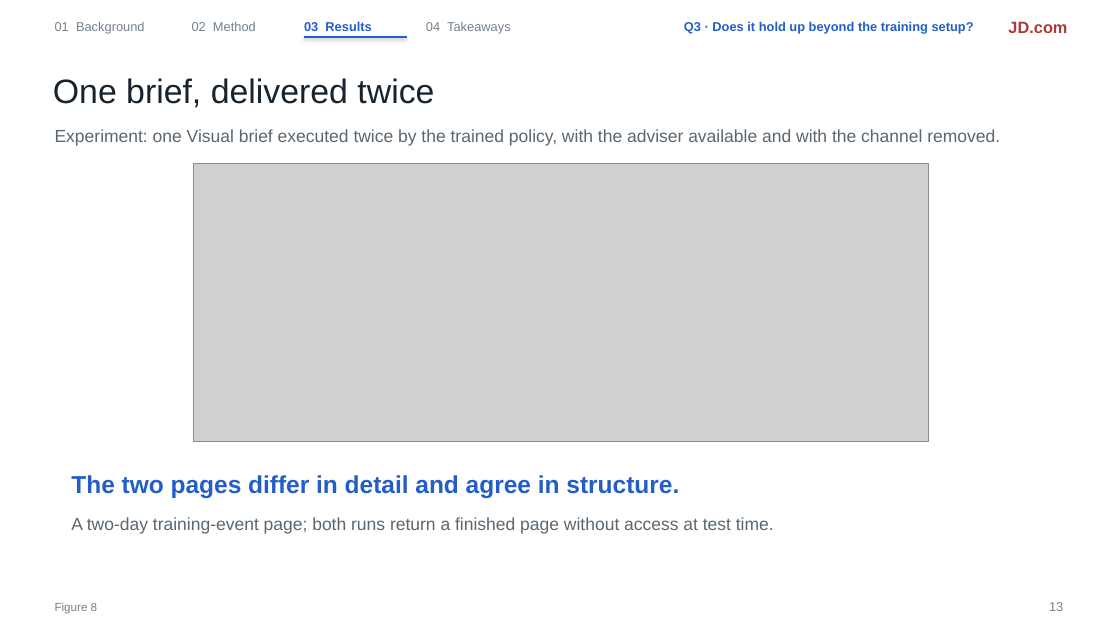
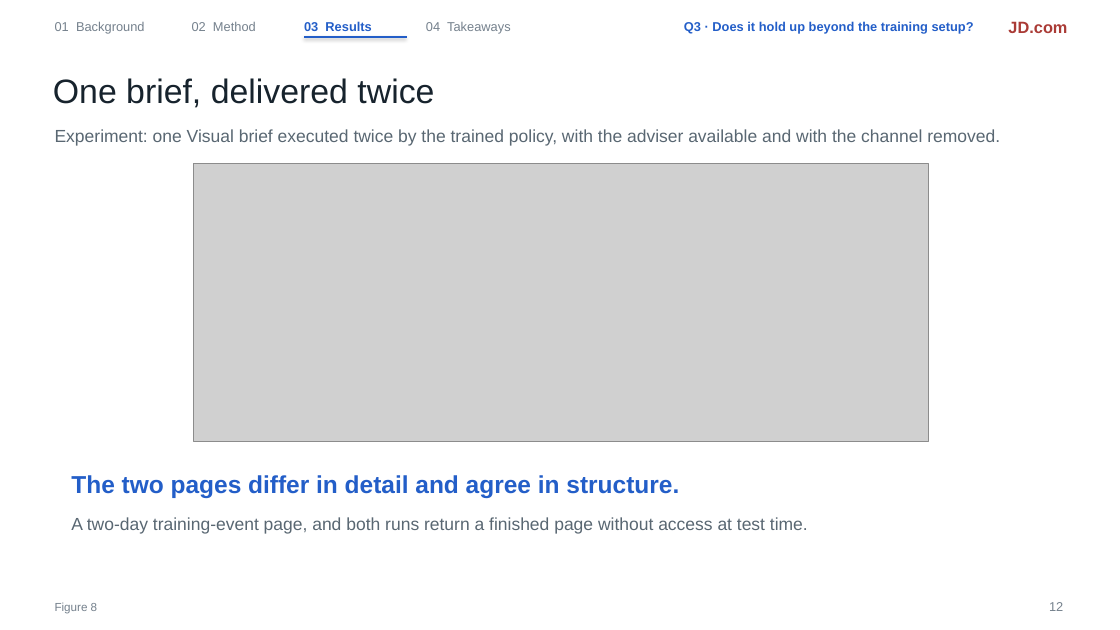
Before and after one commit to liruiluo/communicative-opsd, a slide deck: slide 12 of assets/slides/copd-slides.pptx (slide 13 before the commit). Drawn at 1120x630 pixels with LibreOffice and Linux fonts; fonts in the diff are those of the drawing; grey boxes stand for pictures. Boxes give left, top, right and bottom in pixels: in the first picture for what was removed or moved away, otherwise in the second. Text is boxed around its words. In the diff, an @@ line names an element or a change of style, - is before the commit and + after.

```diff
--- a/assets/slides/copd-slides.pptx
+++ b/assets/slides/copd-slides.pptx
@@ text at <box>71,517,808,534</box>: text changed @@
-A two-day training-event page; both runs return a finished page without access at test time.
+A two-day training-event page, and both runs return a finished page without access at test time.
```
Also in this commit, not shown: 7 other slides changed, 1 slide removed, 2 other files.
